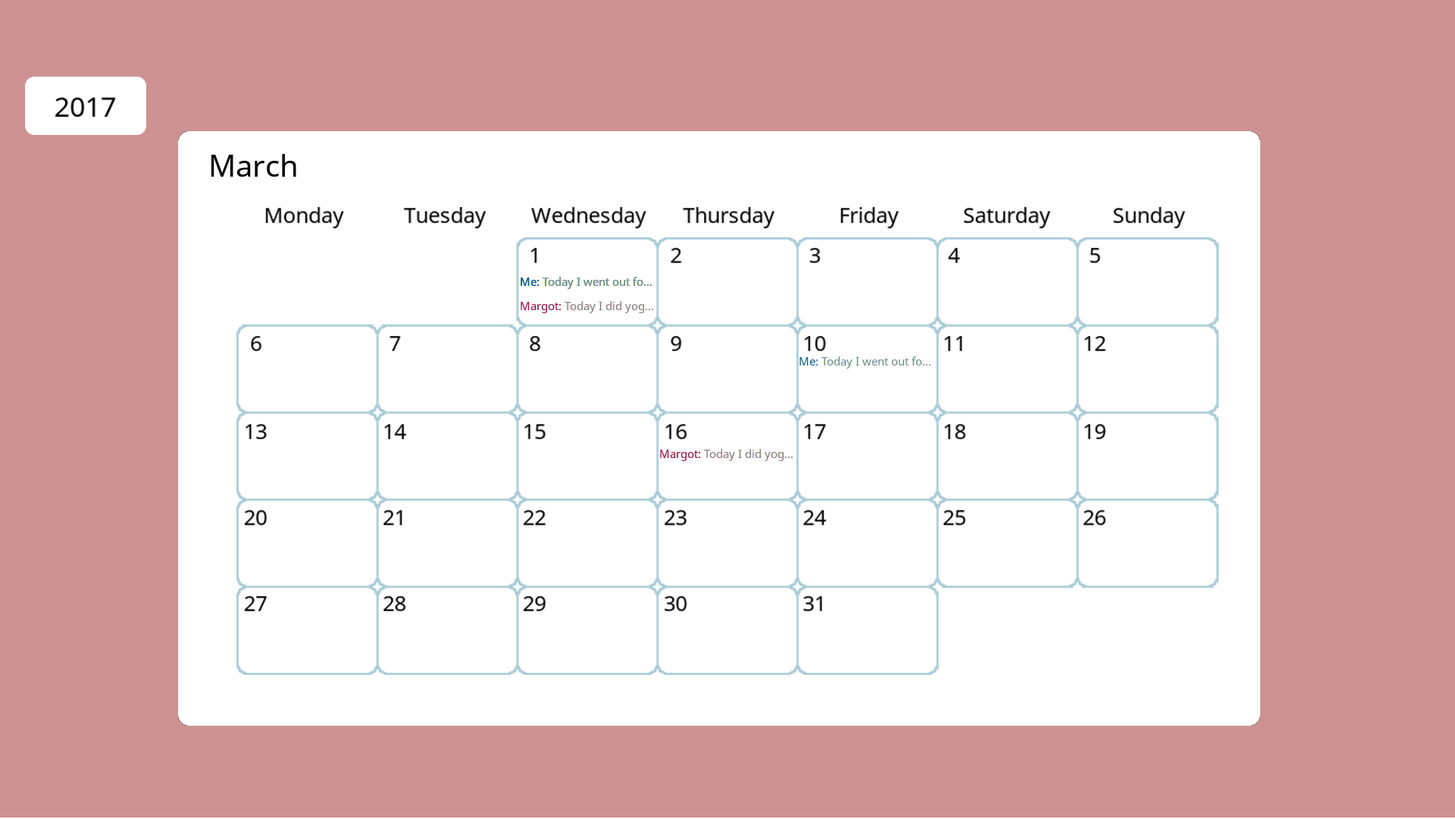
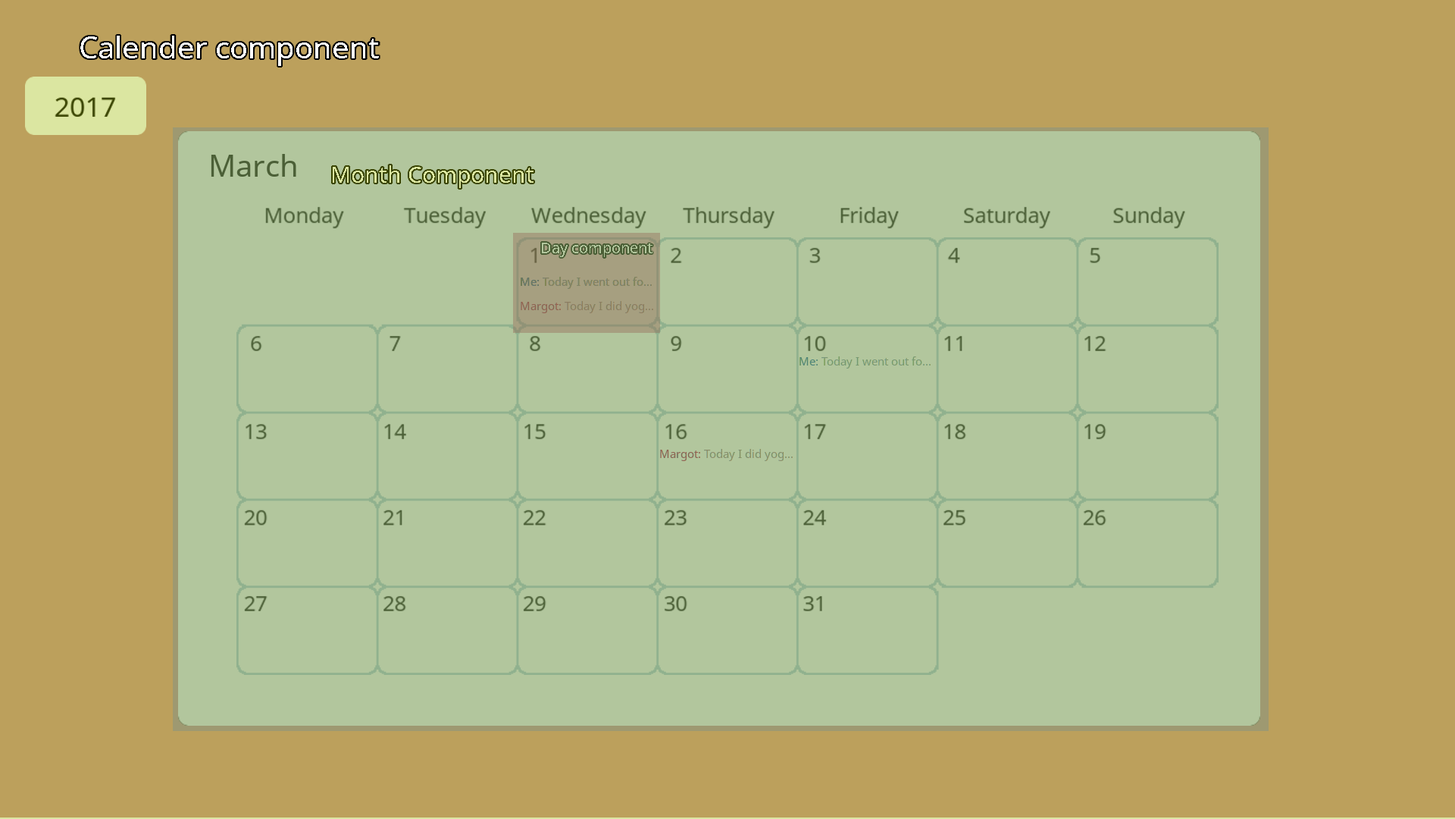
Revision of a layered 1455 × 819 image; what changed, layer by layer:
added layer "Calender Component" above "Month Component" over <box>0,0,1455,819</box>
added layer "Month Component" above "Day component" over <box>172,127,1269,731</box>
added layer "Day component" above "Day text" over <box>513,232,661,333</box>
